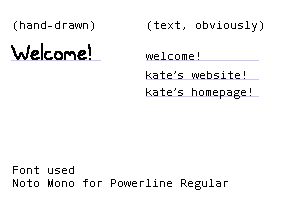
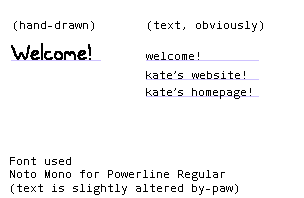
Revision of a layered 304px x 198px image; what changed, layer by layer:
renamed "Font used Noto Mono for Powerline Regular" to "Font used Noto Mono for Powerline Regular (text is slightly alt", painted on it over [10, 157, 238, 195]
